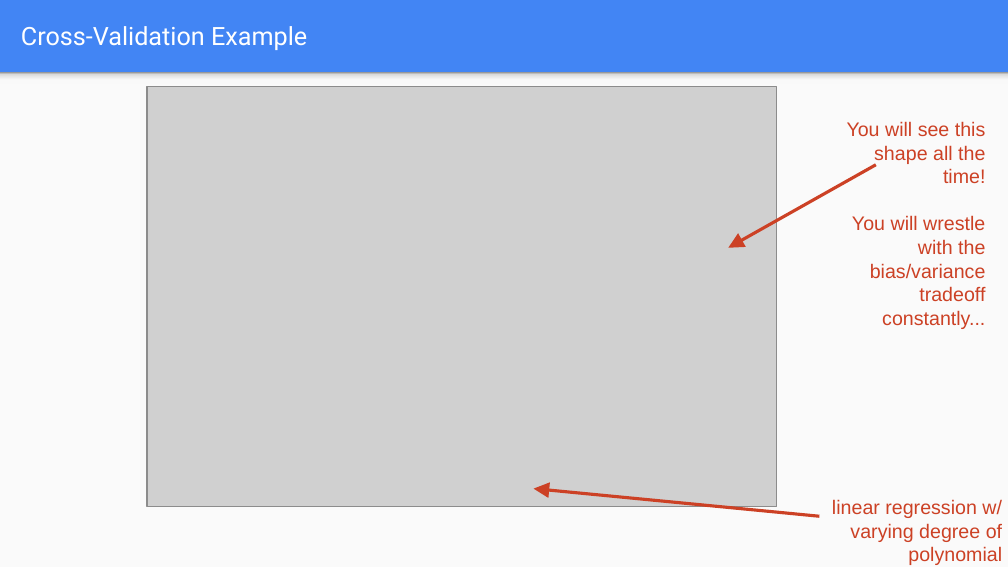
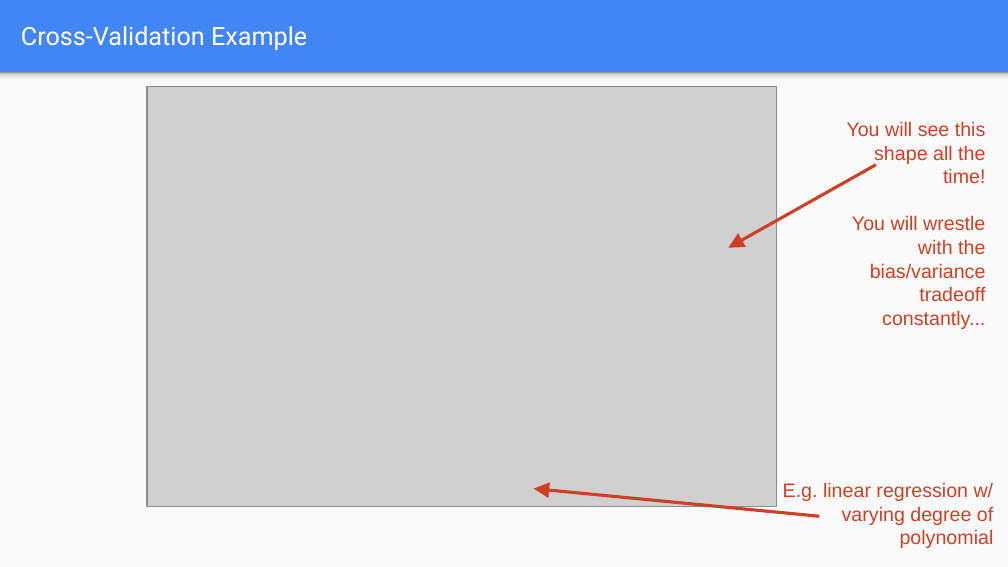
Before and after one commit to wmarshall484/DSI_LECTURES_2, a slide deck: slide 16 of regularized-regression/ryan_henning/Cross-Validation & Regularization.pptx. Drawn at 1008x567 pixels with LibreOffice and Linux fonts; fonts in the diff are those of the drawing; grey boxes stand for pictures. Boxes give left, top, right and bottom in pixels: in the first picture for what was removed or moved away, otherwise in the second. Text is boxed around its words. In the diff, an @@ line names an element or a change of style, - is before the commit and + after.

```diff
--- a/regularized-regression/ryan_henning/Cross-Validation & Regularization.pptx
+++ b/regularized-regression/ryan_henning/Cross-Validation & Regularization.pptx
@@ text at (783,482,994,548): text changed @@
-linear regression w/ varying degree of polynomial
+E.g. linear regression w/ varying degree of polynomial
```
Also in this commit, not shown: 5 other slides changed, 4 other files.
